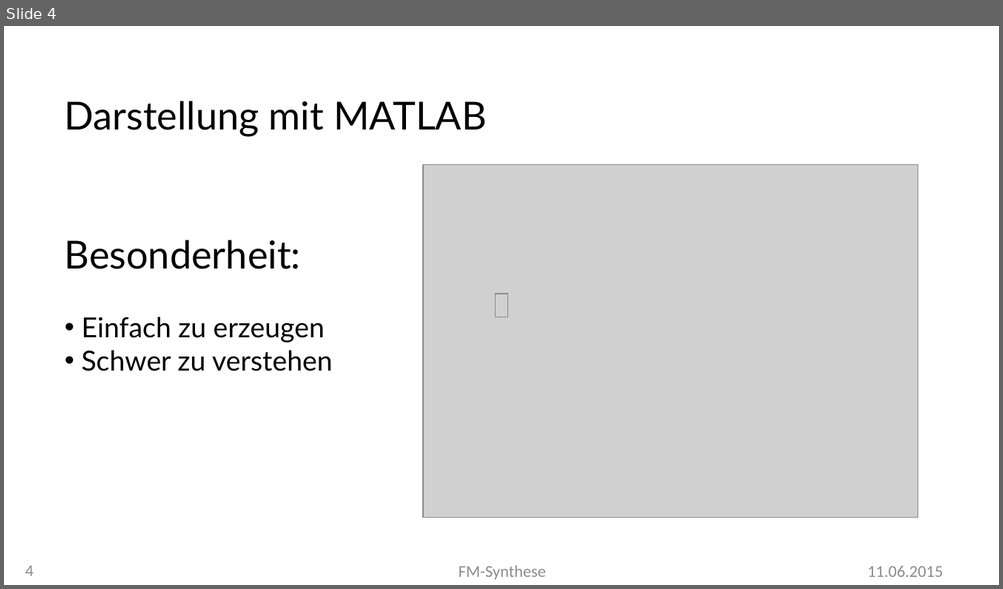
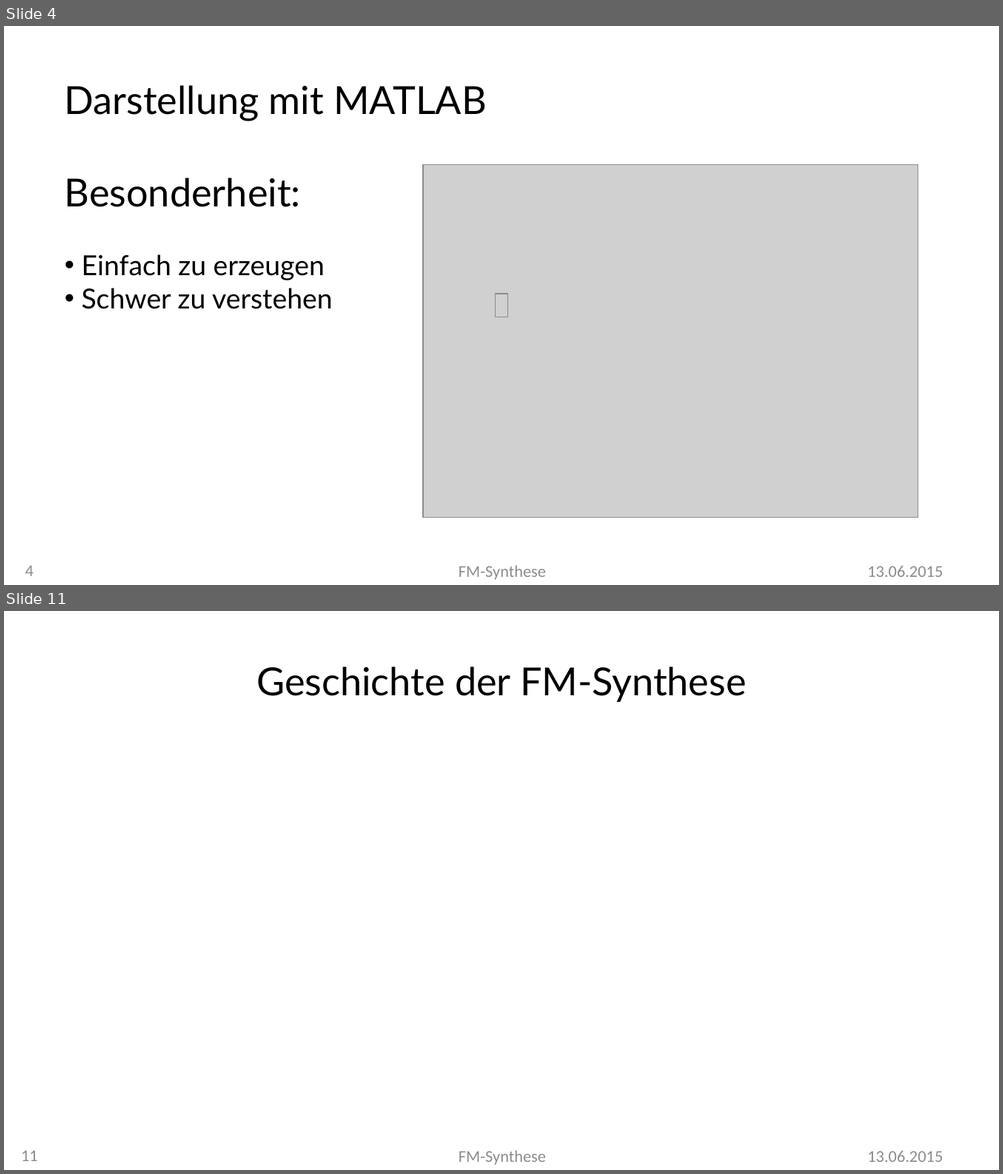
Before and after one commit to MBulli/VSeminar, a slide deck: Praesentation/FMSynthese-Julius.pptx. Shown one above the other, each under a label of ours: slide 4 before the commit, slides 4 and 11 after it; the slides between them are not shown. The pictures are 1003x589 and 1003x1174 pixels, drawn with LibreOffice and Linux fonts; fonts in the diff are those of the drawing; grey boxes stand for pictures; background and template pictures are left out. Boxes give left, top, right and bottom in pixels: in the first picture for what was removed or moved away, otherwise in the second. Text is boxed around its words. In the diff, an @@ line names an element or a change of style, - is before the commit and + after.

```diff
--- a/Praesentation/FMSynthese-Julius.pptx
+++ b/Praesentation/FMSynthese-Julius.pptx
@@ slide 11 added at box(4, 611, 999, 1170), background #FFFFFF @@
@@ title added at box(256, 667, 746, 702), 28 pt, text #000000 @@
+Geschichte der FM-Synthese
@@ page number added at box(21, 1150, 38, 1162), 12 pt, text #8C8C8C @@
+11
@@ text added at box(458, 1150, 546, 1165), 12 pt, text #8C8C8C @@
+FM-Synthese
@@ text added at box(867, 1151, 942, 1162), 12 pt, text #8C8C8C @@
+13.06.2015
@@ slide 4 changed as well @@
@@ text "Darstellung mit MATLAB" rewrapped from box(65, 101, 486, 372) to box(65, 85, 486, 309) @@
@@ text at box(867, 566, 942, 577): text changed @@
-11.06.2015
+13.06.2015
```
Also in this commit, not shown: 4 other slides changed, 5 other slides added, 10 other files.
